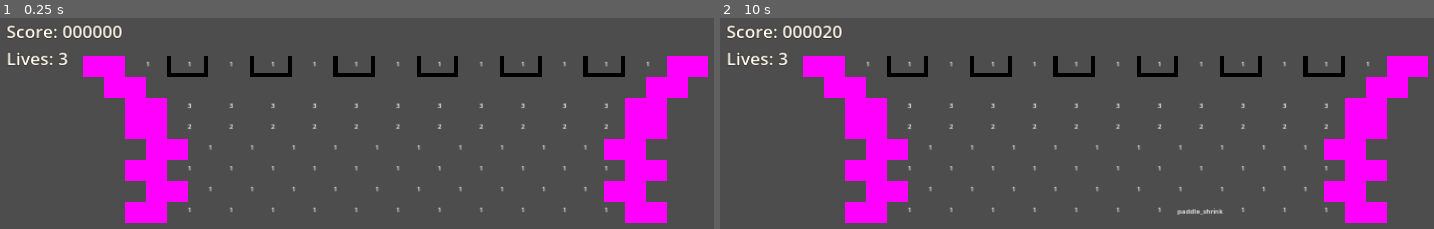
Above: before the commit, frames 1-2 (left to right).
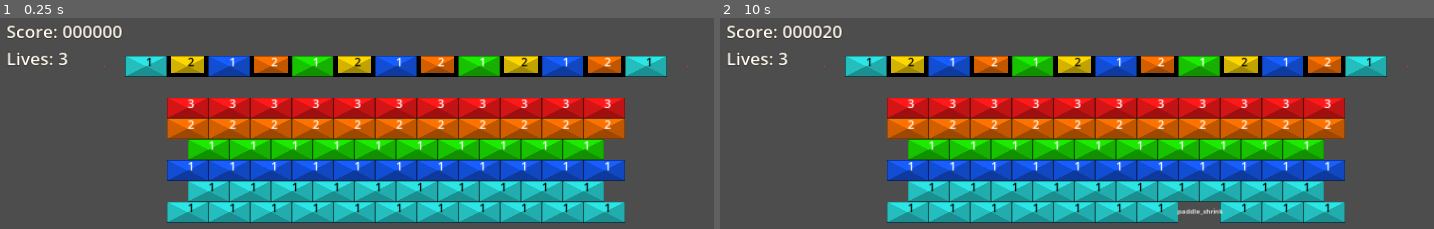
Above: after the commit, the same moments.

Repository: O-39889/brickout
Game: Godot game, scene res://scenes/main_level.tscn
Two runs of this game, one before a commit and one after it. Both use one fixed random seed, a clock stepped at 60 frames per second and the inputs below.
Inputs (mouse positions are in pixels of both pictures, inside the frame that each line leads up to):
- Up to frame 1 (0.25 s): no input
- Up to frame 2 (10 s): tap Enter at 0.5 s; move the mouse to (outside the picture) at 0.52 s; click (outside the picture) at 0.67 s; tap R (debug_restart) every 0.75 s from 1.25 to 4.25 s; move the mouse to (outside the picture) at 1.27 s; click (outside the picture) at 1.42 s; move the mouse to (1134, 224) at 2.02 s; click (1134, 224) at 2.17 s; move the mouse to (outside the picture) at 2.77 s; click (outside the picture) at 2.92 s; move the mouse to (outside the picture) at 3.52 s; click (outside the picture) at 3.67 s; move the mouse to (1055, 226) at 4.27 s; click (1055, 226) at 4.42 s; move the mouse to (outside the picture) at 5.02 s; click (outside the picture) at 5.17 s; move the mouse to (1084, 224) at 5.77 s; click (1084, 224) at 5.92 s; move the mouse to (outside the picture) at 6.52 s; click (outside the picture) at 6.67 s; move the mouse to (outside the picture) at 7.27 s; click (outside the picture) at 7.42 s; move the mouse to (1134, 224) at 8.02 s; click (1134, 224) at 8.17 s; move the mouse to (outside the picture) at 8.77 s; click (outside the picture) at 8.92 s; move the mouse to (outside the picture) at 9.52 s; click (outside the picture) at 9.67 s

The runs differ from the first frame. In frame 1, 52% of the frame differs, in the area x 11-100%, y 18-98%; in frame 2, 52%.

Commit message:
Color bricks or something
Again, this is basically a placeholder still

Diff:
--- a/scenes/RegularBrick.tscn
+++ b/scenes/RegularBrick.tscn
@@ -1,7 +1,15 @@
-[gd_scene load_steps=3 format=3 uid="uid://blofikyc7x7vn"]
+[gd_scene load_steps=4 format=3 uid="uid://blofikyc7x7vn"]
 
 [ext_resource type="PackedScene" uid="uid://5p2y5riyrwvs" path="res://scenes/BrickBase.tscn" id="1_q32mh"]
 [ext_resource type="Script" path="res://scripts/RegularBrick.gd" id="2_oy74a"]
+[ext_resource type="Texture2D" uid="uid://hoh4st5a63fk" path="res://assets/bricks-placeholder.png" id="3_soec6"]
 
 [node name="Brick" groups=["destructible_bricks"] instance=ExtResource("1_q32mh")]
 script = ExtResource("2_oy74a")
+color = null
+
+[node name="Sprite2D" parent="." index="1"]
+z_index = -1
+texture = ExtResource("3_soec6")
+region_enabled = true
+region_rect = Rect2(0, 0, 100, 50)
--- a/scenes/main_level.tscn
+++ b/scenes/main_level.tscn
@@ -22,237 +22,308 @@
 
 [node name="Brick28" parent="BrickComponent" index="0" instance=ExtResource("4_xeb2x")]
 position = Vector2(960, 490)
+color = 0
 
 [node name="Brick31" parent="BrickComponent" index="1" instance=ExtResource("4_xeb2x")]
 position = Vector2(910, 440)
+color = 0
 
 [node name="Brick32" parent="BrickComponent" index="2" instance=ExtResource("4_xeb2x")]
 position = Vector2(1010, 440)
+color = 0
 
 [node name="Brick29" parent="BrickComponent" index="3" instance=ExtResource("4_xeb2x")]
 position = Vector2(1060, 490)
+color = 0
 
 [node name="Brick33" parent="BrickComponent" index="4" instance=ExtResource("4_xeb2x")]
 position = Vector2(1110, 440)
+color = 0
 
 [node name="Brick34" parent="BrickComponent" index="5" instance=ExtResource("4_xeb2x")]
 position = Vector2(1160, 490)
+color = 0
 
 [node name="Brick35" parent="BrickComponent" index="6" instance=ExtResource("4_xeb2x")]
 position = Vector2(1210, 440)
+color = 0
 
 [node name="Brick46" parent="BrickComponent" index="7" instance=ExtResource("4_xeb2x")]
 position = Vector2(1310, 440)
+color = 0
 
 [node name="Brick47" parent="BrickComponent" index="8" instance=ExtResource("4_xeb2x")]
 position = Vector2(1360, 390)
+color = 1
 
 [node name="Brick48" parent="BrickComponent" index="9" instance=ExtResource("4_xeb2x")]
 position = Vector2(660, 390)
+color = 1
 
 [node name="Brick75" parent="BrickComponent" index="10" instance=ExtResource("4_xeb2x")]
 position = Vector2(560, 390)
+color = 1
 
 [node name="Brick36" parent="BrickComponent" index="11" instance=ExtResource("4_xeb2x")]
 position = Vector2(1260, 490)
+color = 0
 
 [node name="Brick37" parent="BrickComponent" index="12" instance=ExtResource("4_xeb2x")]
 position = Vector2(710, 440)
+color = 0
 
 [node name="Brick38" parent="BrickComponent" index="13" instance=ExtResource("4_xeb2x")]
 position = Vector2(760, 490)
+color = 0
 
 [node name="Brick72" parent="BrickComponent" index="14" instance=ExtResource("4_xeb2x")]
 position = Vector2(660, 490)
+color = 0
 
 [node name="Brick73" parent="BrickComponent" index="15" instance=ExtResource("4_xeb2x")]
 position = Vector2(560, 490)
+color = 0
 
 [node name="Brick74" parent="BrickComponent" index="16" instance=ExtResource("4_xeb2x")]
 position = Vector2(610, 440)
+color = 0
 
 [node name="Brick30" parent="BrickComponent" index="17" instance=ExtResource("4_xeb2x")]
 position = Vector2(860, 490)
+color = 0
 
 [node name="Brick39" parent="BrickComponent" index="18" instance=ExtResource("4_xeb2x")]
 position = Vector2(810, 440)
+color = 0
 
 [node name="Brick40" parent="BrickComponent" index="19" instance=ExtResource("4_xeb2x")]
 position = Vector2(960, 390)
+color = 1
 
 [node name="Brick41" parent="BrickComponent" index="20" instance=ExtResource("4_xeb2x")]
 position = Vector2(1060, 390)
+color = 1
 
 [node name="Brick42" parent="BrickComponent" index="21" instance=ExtResource("4_xeb2x")]
 position = Vector2(1160, 390)
+color = 1
 
 [node name="Brick43" parent="BrickComponent" index="22" instance=ExtResource("4_xeb2x")]
 position = Vector2(1260, 390)
+color = 1
 
 [node name="Brick44" parent="BrickComponent" index="23" instance=ExtResource("4_xeb2x")]
 position = Vector2(760, 390)
+color = 1
 
 [node name="Brick45" parent="BrickComponent" index="24" instance=ExtResource("4_xeb2x")]
 position = Vector2(860, 390)
+color = 1
 
 [node name="Brick49" parent="BrickComponent" index="25" instance=ExtResource("4_xeb2x")]
 position = Vector2(1310, 340)
+color = 2
 
 [node name="Brick66" parent="BrickComponent" index="26" instance=ExtResource("4_xeb2x")]
 position = Vector2(1410, 340)
+color = 2
 
 [node name="Brick68" parent="BrickComponent" index="27" instance=ExtResource("4_xeb2x")]
 position = Vector2(1460, 390)
+color = 1
 
 [node name="Brick69" parent="BrickComponent" index="28" instance=ExtResource("4_xeb2x")]
 position = Vector2(1410, 440)
+color = 0
 
 [node name="Brick70" parent="BrickComponent" index="29" instance=ExtResource("4_xeb2x")]
 position = Vector2(1360, 490)
+color = 0
 
 [node name="Brick71" parent="BrickComponent" index="30" instance=ExtResource("4_xeb2x")]
 position = Vector2(1460, 490)
+color = 0
 
 [node name="Brick50" parent="BrickComponent" index="31" instance=ExtResource("4_xeb2x")]
 position = Vector2(610, 340)
+color = 2
 
 [node name="Brick76" parent="BrickComponent" index="32" instance=ExtResource("4_xeb2x")]
 position = Vector2(460, 390)
+color = 1
 
 [node name="Brick77" parent="BrickComponent" index="33" instance=ExtResource("4_xeb2x")]
 position = Vector2(460, 490)
+color = 0
 
 [node name="Brick78" parent="BrickComponent" index="34" instance=ExtResource("4_xeb2x")]
 position = Vector2(510, 440)
+color = 0
 
 [node name="Brick80" parent="BrickComponent" index="35" instance=ExtResource("4_xeb2x")]
 position = Vector2(510, 340)
+color = 2
 
 [node name="Brick51" parent="BrickComponent" index="36" instance=ExtResource("4_xeb2x")]
 position = Vector2(910, 340)
+color = 2
 
 [node name="Brick52" parent="BrickComponent" index="37" instance=ExtResource("4_xeb2x")]
 position = Vector2(1010, 340)
+color = 2
 
 [node name="Brick53" parent="BrickComponent" index="38" instance=ExtResource("4_xeb2x")]
 position = Vector2(1110, 340)
+color = 2
 
 [node name="Brick54" parent="BrickComponent" index="39" instance=ExtResource("4_xeb2x")]
 position = Vector2(1210, 340)
+color = 2
 
 [node name="Brick55" parent="BrickComponent" index="40" instance=ExtResource("4_xeb2x")]
 position = Vector2(710, 340)
+color = 2
 
 [node name="Brick56" parent="BrickComponent" index="41" instance=ExtResource("4_xeb2x")]
 position = Vector2(810, 340)
+color = 2
 
 [node name="Brick57" parent="BrickComponent" index="42" instance=ExtResource("4_xeb2x")]
 position = Vector2(1360, 290)
+color = 4
 initial_durability = 2
 
 [node name="Brick58" parent="BrickComponent" index="43" instance=ExtResource("4_xeb2x")]
 position = Vector2(660, 290)
+color = 4
 initial_durability = 2
 
 [node name="Brick79" parent="BrickComponent" index="44" instance=ExtResource("4_xeb2x")]
 position = Vector2(560, 290)
+color = 4
 initial_durability = 2
 
 [node name="Brick59" parent="BrickComponent" index="45" instance=ExtResource("4_xeb2x")]
 position = Vector2(960, 290)
+color = 4
 initial_durability = 2
 
 [node name="Brick60" parent="BrickComponent" index="46" instance=ExtResource("4_xeb2x")]
 position = Vector2(1060, 290)
+color = 4
 initial_durability = 2
 
 [node name="Brick61" parent="BrickComponent" index="47" instance=ExtResource("4_xeb2x")]
 position = Vector2(1160, 290)
+color = 4
 initial_durability = 2
 
 [node name="Brick62" parent="BrickComponent" index="48" instance=ExtResource("4_xeb2x")]
 position = Vector2(1260, 290)
+color = 4
 initial_durability = 2
 
 [node name="Brick63" parent="BrickComponent" index="49" instance=ExtResource("4_xeb2x")]
 position = Vector2(760, 290)
+color = 4
 initial_durability = 2
 
 [node name="Brick64" parent="BrickComponent" index="50" instance=ExtResource("4_xeb2x")]
 position = Vector2(860, 290)
+color = 4
 initial_durability = 2
 
 [node name="Brick65" parent="BrickComponent" index="51" instance=ExtResource("4_xeb2x")]
 position = Vector2(1260, 240)
+color = 5
 initial_durability = 3
 
 [node name="Brick67" parent="BrickComponent" index="52" instance=ExtResource("4_xeb2x")]
 position = Vector2(1360, 240)
+color = 5
 initial_durability = 3
 
 [node name="Brick91" parent="BrickComponent" index="53" instance=ExtResource("4_xeb2x")]
 position = Vector2(1460, 240)
+color = 5
 initial_durability = 3
 
 [node name="Brick81" parent="BrickComponent" index="54" instance=ExtResource("4_xeb2x")]
 position = Vector2(1460, 290)
+color = 4
 initial_durability = 2
 
 [node name="Brick82" parent="BrickComponent" index="55" instance=ExtResource("4_xeb2x")]
 position = Vector2(560, 240)
+color = 5
 initial_durability = 3
 
 [node name="Brick83" parent="BrickComponent" index="56" instance=ExtResource("4_xeb2x")]
 position = Vector2(460, 290)
+color = 4
 initial_durability = 2
 
 [node name="Brick84" parent="BrickComponent" index="57" instance=ExtResource("4_xeb2x")]
 position = Vector2(460, 240)
+color = 5
 initial_durability = 3
 
 [node name="Brick92" parent="BrickComponent" index="58" instance=ExtResource("4_xeb2x")]
 position = Vector2(360, 140)
+color = 0
 
 [node name="Brick93" parent="BrickComponent" index="59" instance=ExtResource("4_xeb2x")]
 position = Vector2(560, 140)
+color = 1
 
 [node name="Brick94" parent="BrickComponent" index="60" instance=ExtResource("4_xeb2x")]
 position = Vector2(760, 140)
+color = 2
 
 [node name="Brick95" parent="BrickComponent" index="61" instance=ExtResource("4_xeb2x")]
 position = Vector2(960, 140)
+color = 1
 
 [node name="Brick96" parent="BrickComponent" index="62" instance=ExtResource("4_xeb2x")]
 position = Vector2(1160, 140)
+color = 2
 
 [node name="Brick97" parent="BrickComponent" index="63" instance=ExtResource("4_xeb2x")]
 position = Vector2(1360, 140)
+color = 1
 
 [node name="Brick98" parent="BrickComponent" index="64" instance=ExtResource("4_xeb2x")]
 position = Vector2(1560, 140)
+color = 0
 
 [node name="Brick85" parent="BrickComponent" index="65" instance=ExtResource("4_xeb2x")]
 position = Vector2(860, 240)
+color = 5
 initial_durability = 3
 
 [node name="Brick86" parent="BrickComponent" index="66" instance=ExtResource("4_xeb2x")]
 position = Vector2(960, 240)
+color = 5
 initial_durability = 3
 
 [node name="Brick87" parent="BrickComponent" index="67" instance=ExtResource("4_xeb2x")]
 position = Vector2(1060, 240)
+color = 5
 initial_durability = 3
 
 [node name="Brick88" parent="BrickComponent" index="68" instance=ExtResource("4_xeb2x")]
 position = Vector2(1160, 240)
+color = 5
 initial_durability = 3
 
 [node name="Brick89" parent="BrickComponent" index="69" instance=ExtResource("4_xeb2x")]
 position = Vector2(660, 240)
+color = 5
 initial_durability = 3
 
 [node name="Brick90" parent="BrickComponent" index="70" instance=ExtResource("4_xeb2x")]
 position = Vector2(760, 240)
+color = 5
 initial_durability = 3
 
 [node name="IndestructibleBrick12" parent="BrickComponent" index="71" instance=ExtResource("5_s0seo")]
@@ -306,26 +377,38 @@
 [node name="ReinforcedBrick" parent="BrickComponent" index="87" instance=ExtResource("5_mw7r4")]
 position = Vector2(460, 140)
 protected_sides = 14
+color = 3
+initial_durability = 2
 
 [node name="ReinforcedBrick2" parent="BrickComponent" index="88" instance=ExtResource("5_mw7r4")]
 position = Vector2(660, 140)
 protected_sides = 14
+color = 4
+initial_durability = 2
 
 [node name="ReinforcedBrick3" parent="BrickComponent" index="89" instance=ExtResource("5_mw7r4")]
 position = Vector2(860, 140)
 protected_sides = 14
+color = 3
+initial_durability = 2
 
 [node name="ReinforcedBrick4" parent="BrickComponent" index="90" instance=ExtResource("5_mw7r4")]
 position = Vector2(1060, 140)
 protected_sides = 14
+color = 4
+initial_durability = 2
 
 [node name="ReinforcedBrick5" parent="BrickComponent" index="91" instance=ExtResource("5_mw7r4")]
 position = Vector2(1260, 140)
 protected_sides = 14
+color = 3
+initial_durability = 2
 
 [node name="ReinforcedBrick6" parent="BrickComponent" index="92" instance=ExtResource("5_mw7r4")]
 position = Vector2(1460, 140)
 protected_sides = 14
+color = 4
+initial_durability = 2
 
 [node name="PowerupComponent" parent="." index="2" instance=ExtResource("4_5blil")]
 metadata/_edit_lock_ = true
--- a/scripts/BrickBase.gd
+++ b/scripts/BrickBase.gd
@@ -15,8 +15,9 @@
 
 # Called when the node enters the scene tree for the first time.
 func _ready():
-	find_child("Sprite2D").texture.size.x = width;
-	find_child("Sprite2D").texture.size.y = height;
+	#find_child("Sprite2D").texture.size.x = width;
+	#find_child("Sprite2D").texture.size.y = height;
+	pass
 
 
 func hit(ball: Ball, damage: int):
--- a/scripts/RegularBrick.gd
+++ b/scripts/RegularBrick.gd
@@ -1,9 +1,38 @@
+@tool
 class_name RegularBrick extends Brick
+
+
+@export_enum(
+	# 1 durability point
+	'(1) Cyan',
+	'(1) Blue',
+	'(1) Green',
+	# 2 durability points
+	'(2) Yellow',
+	'(2) Orange',
+	# 3 durability points
+	'(3) Red',
+	# 4 and more
+	'(4) Purple',
+	'(5) Pink'
+	) var color;
+
+
+#const COLORS = [
+	#Color.DARK_TURQUOISE,
+	#Color.ROYAL_BLUE,
+	#Color.LIME_GREEN,
+	#Color.GOLD,
+	#Color.ORANGE_RED,
+	#Color.RED,
+	#Color.MEDIUM_PURPLE,
+	#Color.HOT_PINK,
+#];
 
 
 func _ready():
 	super();
-	find_child("Sprite2D").queue_free();
+	#find_child("Sprite2D").queue_free();
 
 
 func hit(ball: Ball, damage: int):
@@ -24,5 +53,23 @@
 	return initial_durability * 100;
 
 
+func _process(delta):
+	if Engine.is_editor_hint():
+		queue_redraw();
+
+
 func _draw():
-	draw_string(ThemeDB.fallback_font, Vector2(0,0), str(durability));
+	$CollisionShape2D.visible = color == null;
+	if color != null:
+		$Sprite2D.region_rect = Rect2(
+			Vector2(0, height) * color, Vector2(width, height)
+		);
+		#draw_rect(Rect2(Vector2(-width / 2, -height / 2), $CollisionShape2D.shape.size),
+		#COLORS[color]);
+		#draw_rect(Rect2(Vector2(-width / 2, -height / 2), $CollisionShape2D.shape.size),
+		#Color(0.2, 0.2, 0.2), false, 2);
+	if not Engine.is_editor_hint():
+		if color == 0 or color == 3: # cyan or yellow
+			self_modulate = Color.BLACK;
+		draw_string(ThemeDB.fallback_font, Vector2(0,0), str(durability),0,-1,
+		28);
--- a/scripts/reinforced_brick.gd
+++ b/scripts/reinforced_brick.gd
@@ -1,3 +1,4 @@
+@tool
 class_name ReinforcedBrick extends RegularBrick;
 
 @export_flags('Top', 'Right', 'Bottom', 'Left') var protected_sides;
Binary file added: assets/bricks-placeholder.png
Not shown, added: assets/bricks-placeholder.png.import
